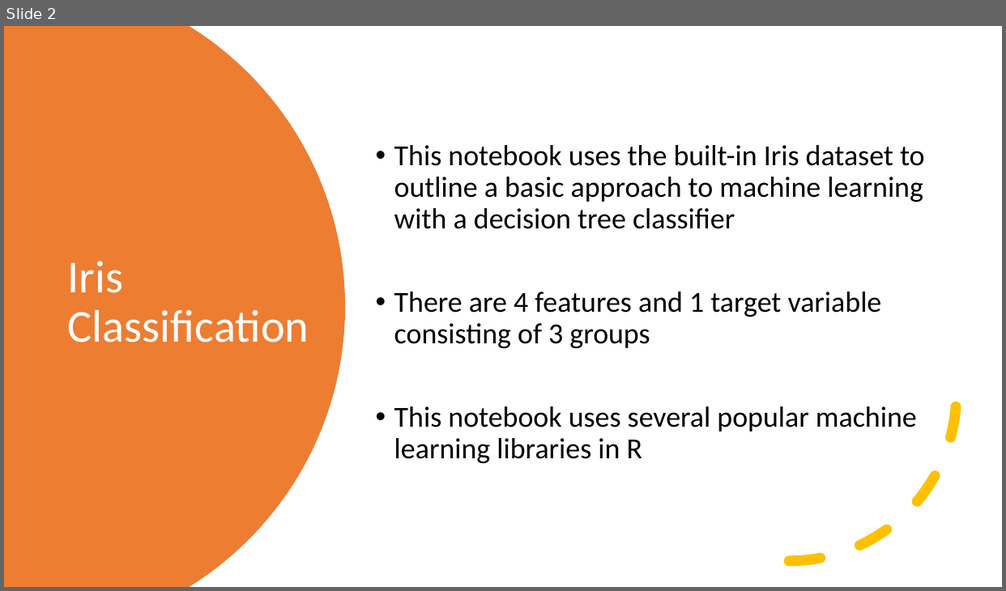
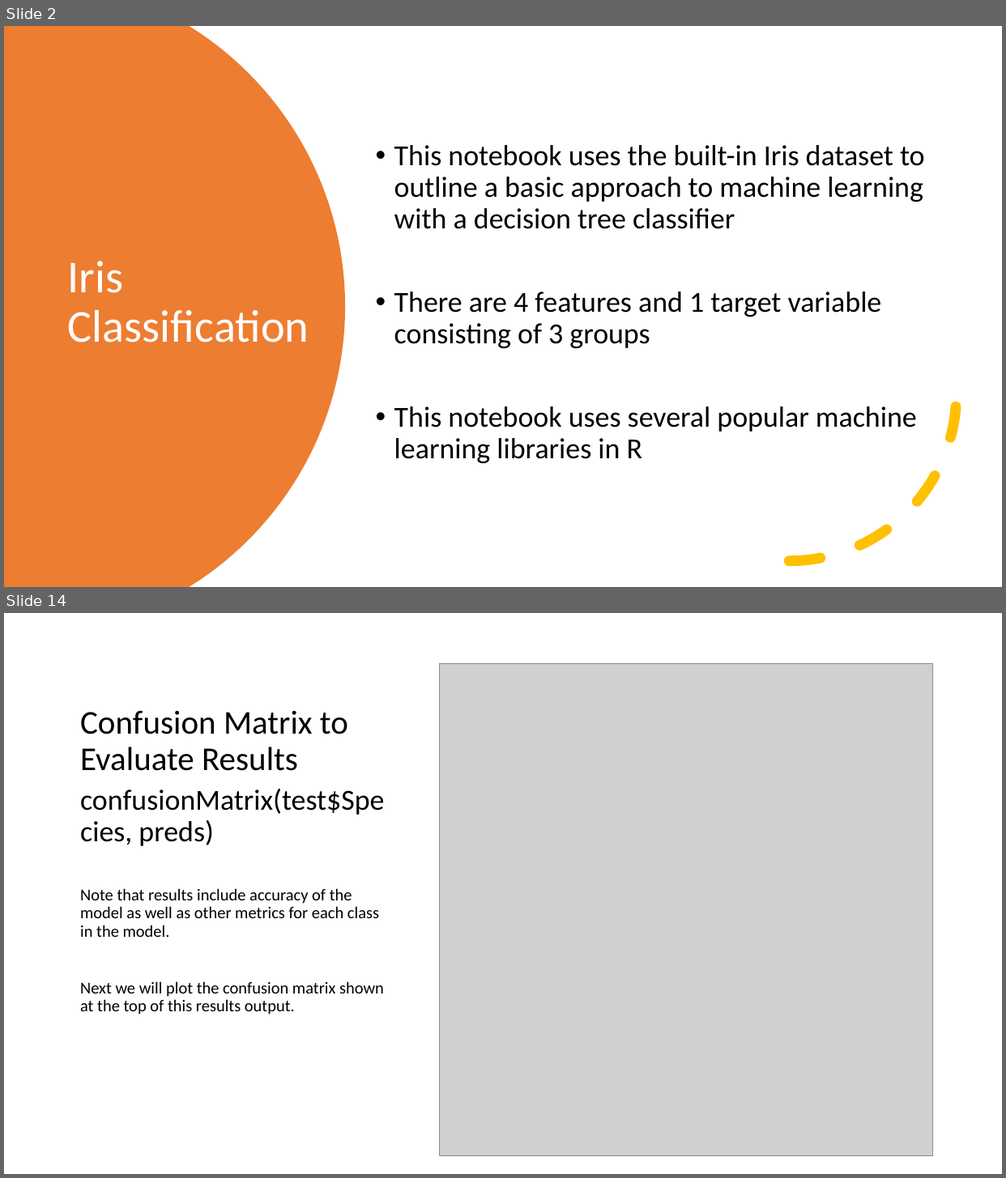
Before and after one commit to dlumian/R_Intro_Fall_2022, a slide deck: supplemental_topics/R_Iris_Examples.pptx. Shown one above the other, each under a label of ours: slide 2 before the commit, slides 2 and 14 after it; the slides between them are not shown. The pictures are 1006x591 and 1006x1178 pixels, drawn with LibreOffice and Linux fonts; fonts in the diff are those of the drawing; grey boxes stand for pictures. Boxes give left, top, right and bottom in pixels: in the first picture for what was removed or moved away, otherwise in the second. Text is boxed around its words. In the diff, an @@ line names an element or a change of style, - is before the commit and + after.

Commit message:
Updated notebook for Iris Decision Tree Model in R

```diff
--- a/supplemental_topics/R_Iris_Examples.pptx
+++ b/supplemental_topics/R_Iris_Examples.pptx
@@ slide 14 added at [4,613,1002,1174], background #FFFFFF @@
@@ picture added at [440,664,933,1157] @@
@@ title added at [80,710,348,771], 32 pt, text #000000 @@
+Confusion Matrix to Evaluate Results
@@ text added at [80,789,384,1015], 16 pt, text #000000 @@
+confusionMatrix(test$Species, preds)
+Note that results include accuracy of the model as well as other metrics for each class in the model.
+Next we will plot the confusion matrix shown at the top of this results output.
```
Also in this commit, not shown: 2 slides changed, 11 other slides added, 6 other files.
